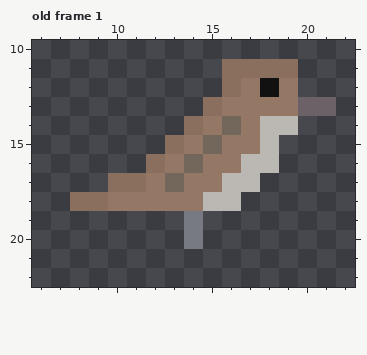
Pixel-art file: ElephantHyenaAndKare/Assets/Assets/Bird.aseprite. The picture above was drawn from the file before the commit.
32x32 pixels, 15 frames. Shown: old frame 1: x 6..22, y 10..22.
After the commit:
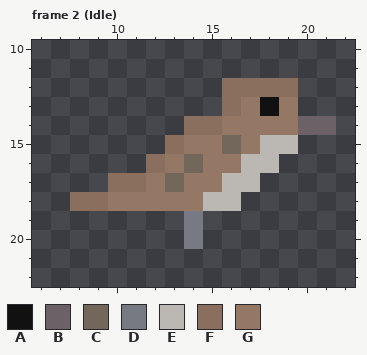
Palette (. is transparent): A #111111  B #6b6167  C #73675c  D #777a82  E #bbb7b3  F #8a6f5e  G #947765
A new or re-ordered frame is compared with the old frame closest to it.
The edit:
frames 15 -> 16
--- frame 2 (Idle) is new; against old frame 1, layer "Layer 1"
@@ x 13..22 @@
 10 ..........
-11 ...FFFF...
-12 ...FGAG...
-13 ..FGGGGBB.
-14 .FGCGEE...
-15 FGCGGE....
+11 ..........
+12 ...FFFF...
+13 ...FGAG...
+14 .FFGGGGBB.
+15 FGGCGEE...
 16 GCGGEE....
Changed places in both pictures, as pixel boxes (x1, y1, x2, y2):
changed: (203, 59, 336, 154)
